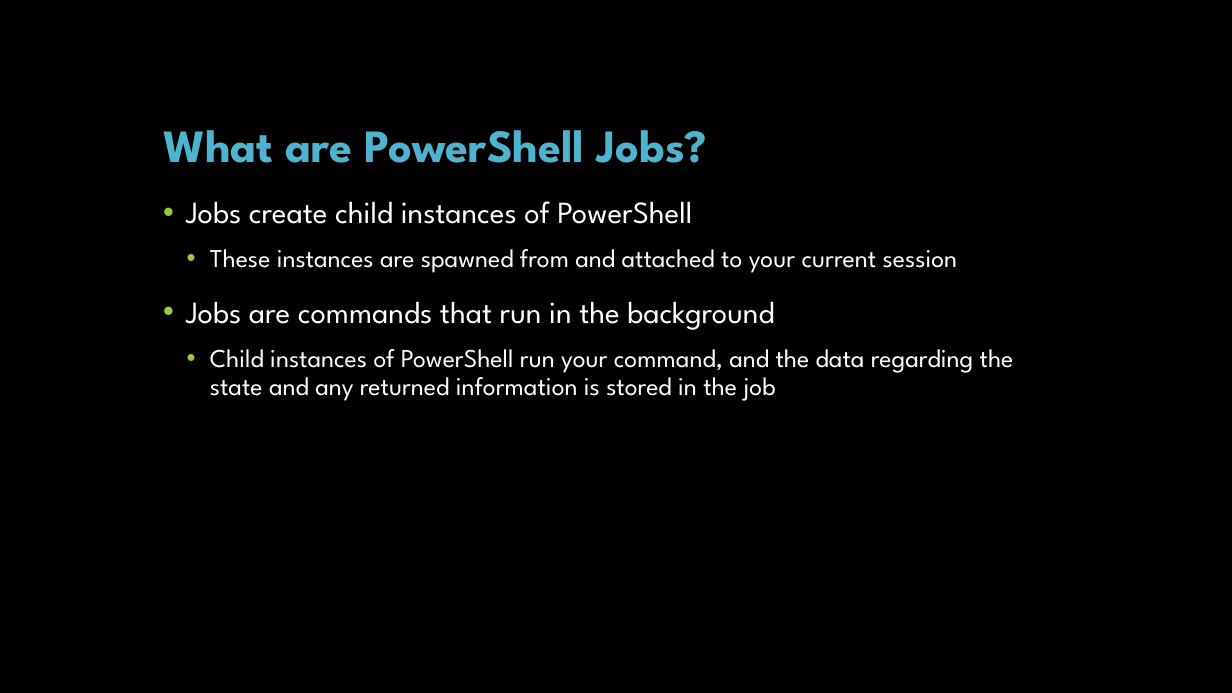
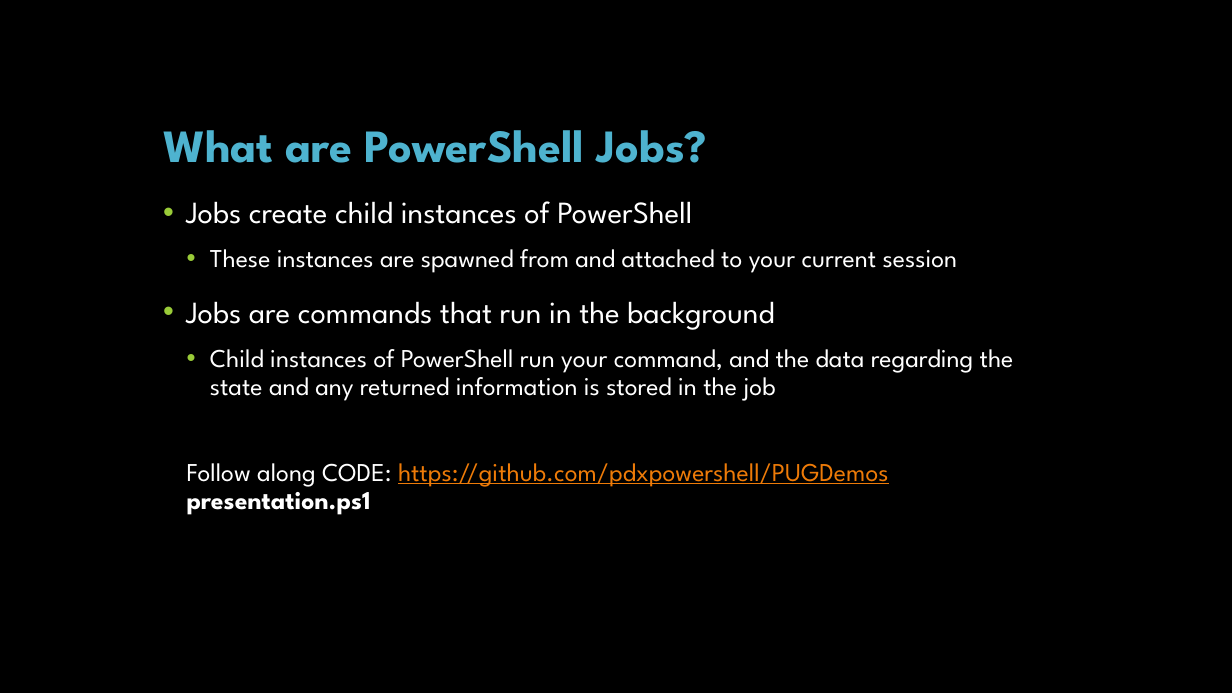
Before and after one commit to gngrninja/PPUG, a slide deck: slide 2 of 2016-09-14/PowerShell Jobs.pptx. Drawn at 1232x693 pixels with LibreOffice and Linux fonts; fonts in the diff are those of the drawing; background and template pictures are left out. Boxes give left, top, right and bottom in pixels: in the first picture for what was removed or moved away, otherwise in the second. Text is boxed around its words. In the diff, an @@ line names an element or a change of style, - is before the commit and + after.

```diff
--- a/2016-09-14/PowerShell Jobs.pptx
+++ b/2016-09-14/PowerShell Jobs.pptx
@@ text at (x1=187, y1=463, x2=889, y2=515): paragraph added @@
+  Follow along CODE: https://github.com/pdxpowershell/PUGDemos
+  presentation.ps1
```
Also in this commit, not shown: 1 other slide changed.
